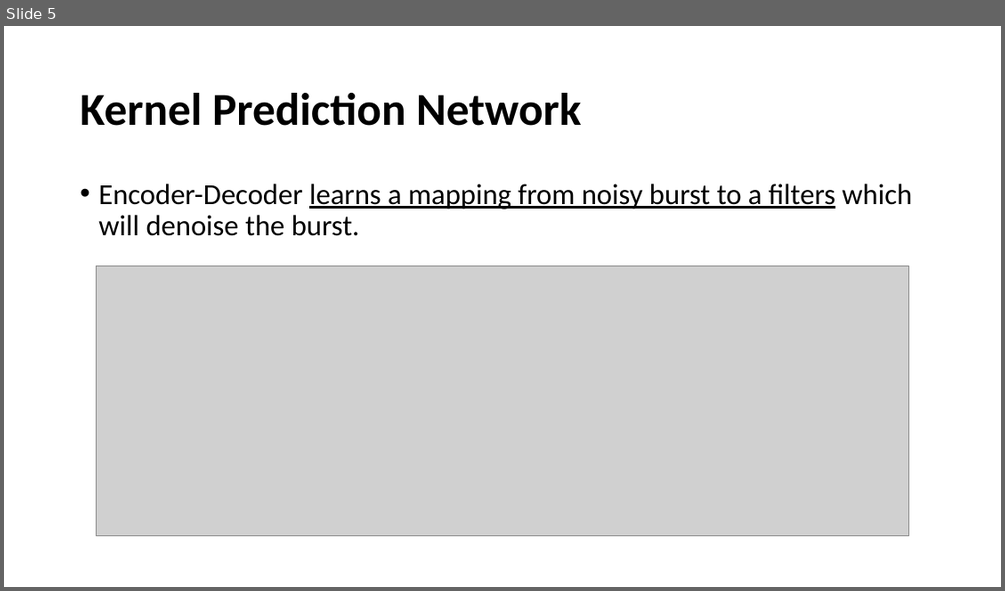
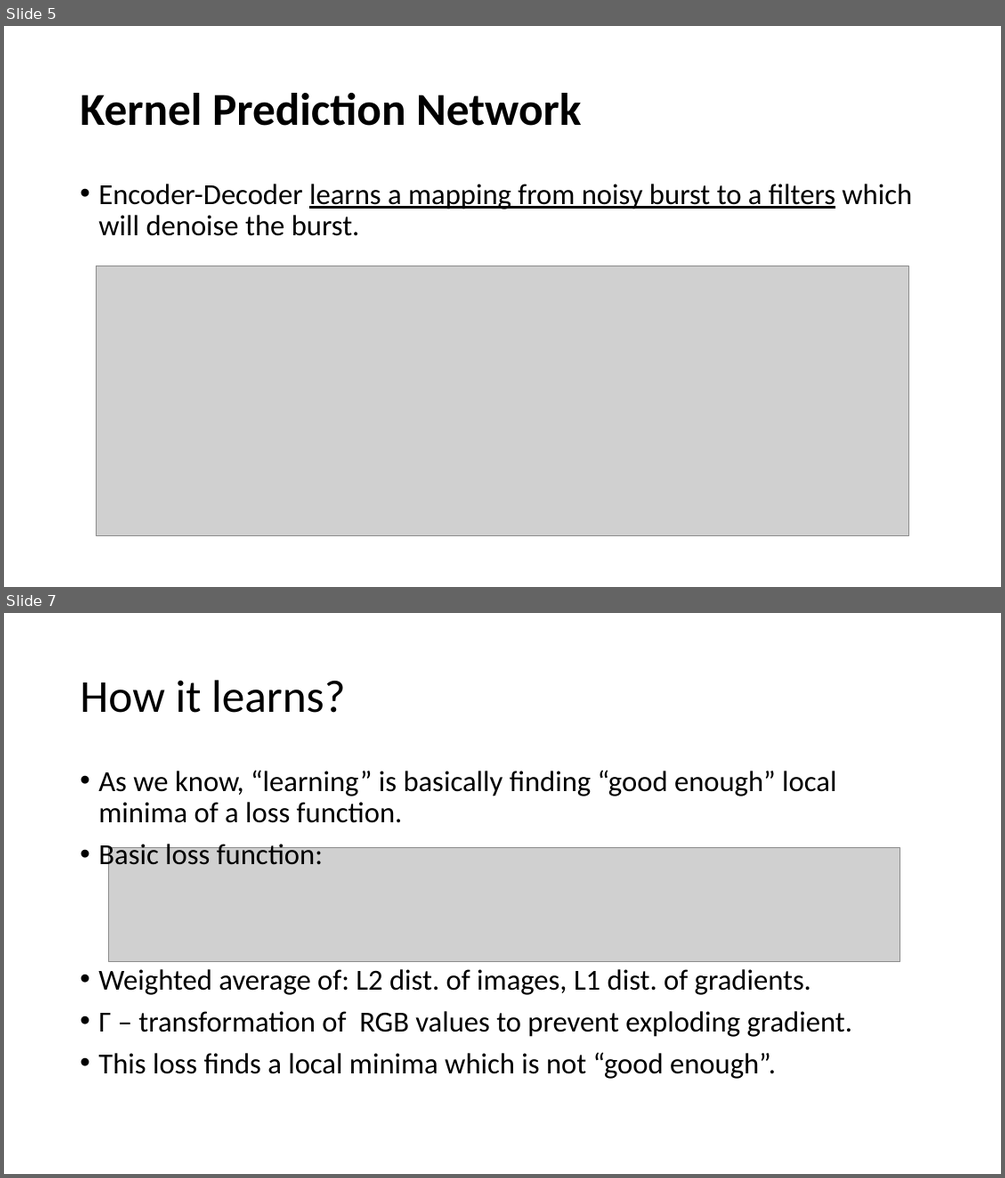
Before and after one commit to zhanglijian/DIP_Project, a slide deck: Burst Denoising with Kernel Prediction Networks.pptx. Shown one above the other, each under a label of ours: slide 5 before the commit, slides 5 and 7 after it; the slides between them are not shown. The pictures are 1005x591 and 1005x1178 pixels, drawn with LibreOffice and Linux fonts; fonts in the diff are those of the drawing; grey boxes stand for pictures. Boxes give left, top, right and bottom in pixels: in the first picture for what was removed or moved away, otherwise in the second. Text is boxed around its words. In the diff, an @@ line names an element or a change of style, - is before the commit and + after.

```diff
--- a/Burst Denoising with Kernel Prediction Networks.pptx
+++ b/Burst Denoising with Kernel Prediction Networks.pptx
@@ slide 7 added at (x1=4, y1=613, x2=1001, y2=1174), background #FFFFFF @@
@@ title added at (x1=80, y1=680, x2=345, y2=713), 44 pt, text #000000 @@
+How it learns?
@@ text added at (x1=98, y1=770, x2=853, y2=1078), 28 pt, text #000000 @@
+• As we know, “learning” is basically finding “good enough” local minima of a loss function.
+• Basic loss function:
+• Weighted average of: L2 dist. of images, L1 dist. of gradients.
+• Г – transformation of RGB values to prevent exploding gradient.
+• This loss finds a local minima which is not “good enough”.
@@ picture added at (x1=109, y1=848, x2=900, y2=961) @@
```
Also in this commit, not shown: 1 slide changed, 6 other slides added.
